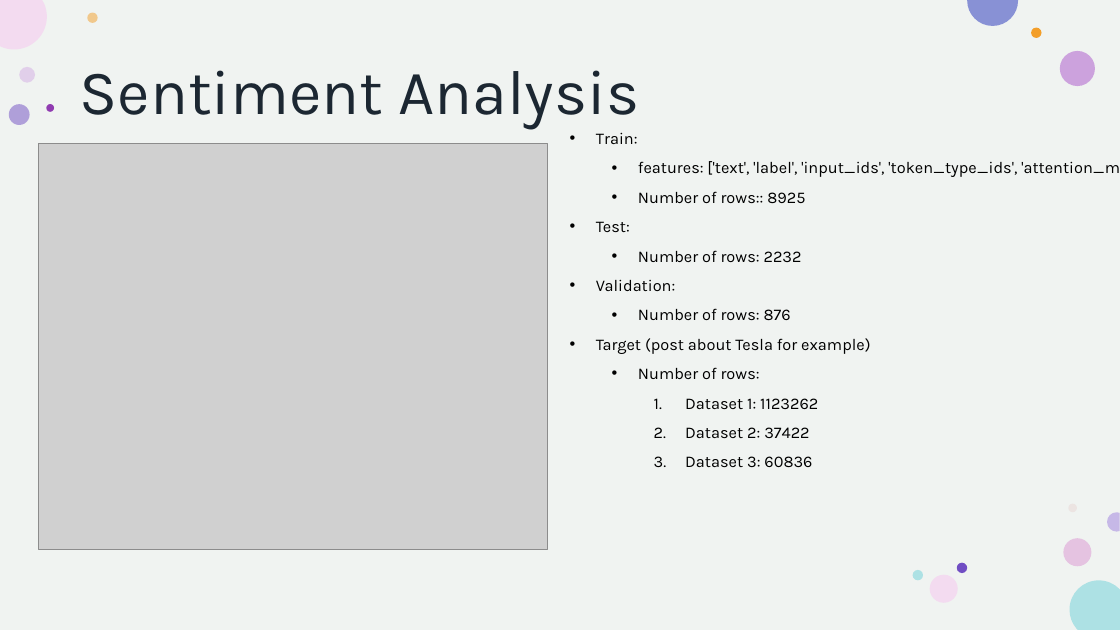
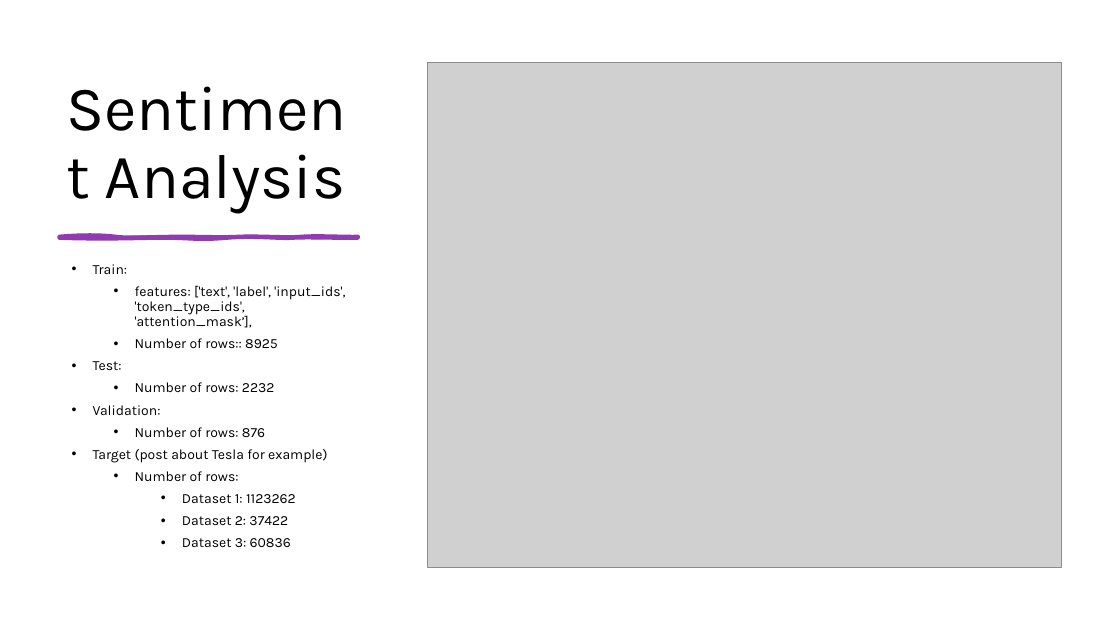
Before and after one commit to howie-zeng/Analyzing-Retail-Sentiment-and-Detecting-Trading-Signals, a slide deck: slide 6 of Presentation.pptx. Drawn at 1120x630 pixels with LibreOffice and Linux fonts; fonts in the diff are those of the drawing; grey boxes stand for pictures. Boxes give left, top, right and bottom in pixels: in the first picture for what was removed or moved away, otherwise in the second. Text is boxed around its words. In the diff, an @@ line names an element or a change of style, - is before the commit and + after.

```diff
--- a/Presentation.pptx
+++ b/Presentation.pptx
@@ rectangle removed at (0,0,1120,630) @@
@@ rectangle added at (0,0,1120,630), fill #FFFFFF @@
@@ title "Sentiment Analysis": place and size @@
-title "Sentiment Analysis" at (80,70,639,130)
+title "Sentiment Analysis" at (105,154,346,214)
@@ title "Sentiment Analysis" at (105,154,346,214): text colour #1C2732 to #000000; vertical alignment middle to bottom @@
@@ picture: place and size @@
-picture at (39,144,548,549)
+picture at (428,62,1062,568)
@@ group removed at (8,13,1096,602): 11 ellipses @@
@@ freeform shape added at (59,236,358,238), fill #903BB1, outline #903BB1 3 pt @@
@@ text "Train:": place and size @@
-text "Train:" at (596,132,1120,467)
+text "Train:" at (93,264,345,547)
@@ text "Train:" at (93,264,345,547): size 14 to 12 pt; indent changed; line spacing 1.5 to 0.9; more space between paragraphs; bullet 1. to • @@
```
Also in this commit, not shown: 3 other slides changed.
